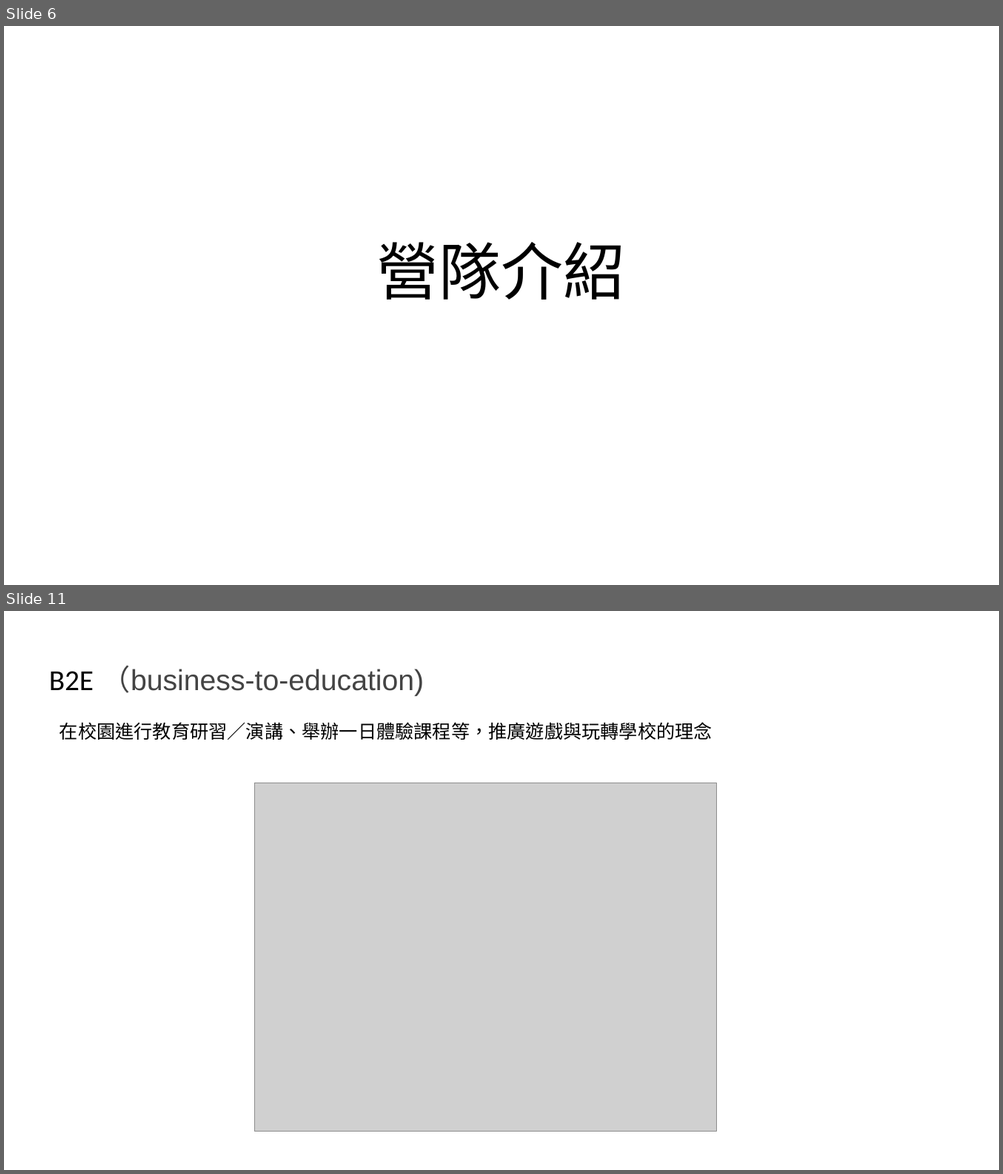
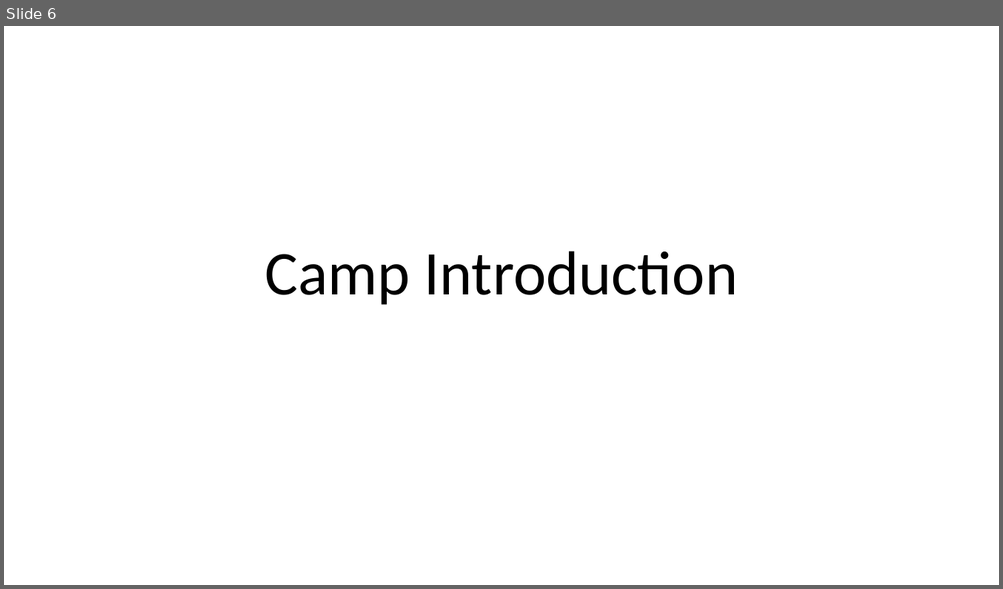
Before and after one commit to Yangbenson/Slide-assistant, a slide deck: PP_samples/sample.pptx. Shown one above the other, each under a label of ours: slides 6 and 11 before the commit, slide 6 after it; the slides between them are not shown. The pictures are 1003x1174 and 1003x589 pixels, drawn with LibreOffice and Linux fonts; fonts in the diff are those of the drawing; grey boxes stand for pictures. Boxes give left, top, right and bottom in pixels: in the first picture for what was removed or moved away, otherwise in the second. Text is boxed around its words. In the diff, an @@ line names an element or a change of style, - is before the commit and + after.

```diff
--- a/PP_samples/sample.pptx
+++ b/PP_samples/sample.pptx
@@ slide 11 removed at <box>4,611,999,1170</box>, background #FFFFFF @@
@@ text removed at <box>49,665,424,696</box> @@
-B2E （business-to-education)
@@ text removed at <box>60,722,712,740</box> @@
-在校園進行教育研習／演講、舉辦一日體驗課程等，推廣遊戲與玩轉學校的理念
@@ picture removed at <box>254,783,716,1132</box> @@
@@ slide 6 changed as well @@
@@ title at <box>264,251,738,305</box>: text changed @@
-營隊介紹
+Camp Introduction
```
Also in this commit, not shown: 6 other slides changed, 5 slides added, 4 other slides removed, 9 other files.
